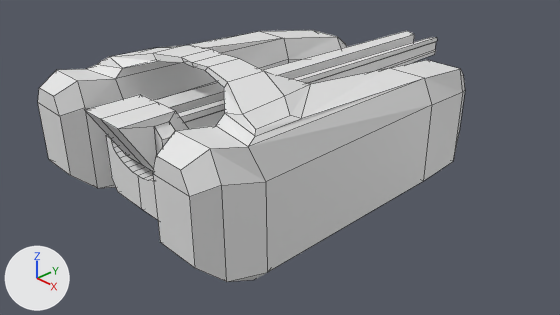
Renders of the Blender file KeySac/tank.blend from each side of a commit.
The view is the same before and after, from the file's camera 'Camera'. Lighting does not change. The marker at lower left points along +X, +Y and +Z. Mesh edges are drawn as thin lines.

Script lines for the objects in view, before the commit:
```python
me_cube = bpy.data.meshes.new('Cube')
me_cube.from_pydata(...)  # 51 vertices, 39 faces; spans x 0.0..1.0, y -2.43..2.32, z -0.34..0.77
me_cube.materials.append(mat_material)  # white #e7e7e7
me_cube_001 = bpy.data.meshes.new('Cube.001')
me_cube_001.from_pydata(...)  # 34 vertices, 25 faces; spans x -0.77..0.0, y -3.42..5.65, z 0.63..1.73
me_cube_002 = bpy.data.meshes.new('Cube.002')
me_cube_002.from_pydata(...)  # 64 vertices, 62 faces; spans x -2.28..0.0, y -2.94..3.76, z -0.08..2.48
ob_main_body = bpy.data.objects.new('Main body', me_cube)
ob_main_body.location = (0.0, 0.0, 0.543)
_m = ob_main_body.modifiers.new('Mirror', 'MIRROR')
_m.use_clip = True
ob_railgun = bpy.data.objects.new('Railgun', me_cube_001)
ob_railgun.location = (0.0, 0.0, 0.543)
ob_railgun.scale = (0.85, 0.85, 0.85)
_m = ob_railgun.modifiers.new('Mirror', 'MIRROR')
_m.use_clip = True
ob_tracks = bpy.data.objects.new('Tracks', me_cube_002)
ob_tracks.location = (0.0, 0.0, 0.0)
_m = ob_tracks.modifiers.new('Mirror', 'MIRROR')
_m.use_clip = True
```
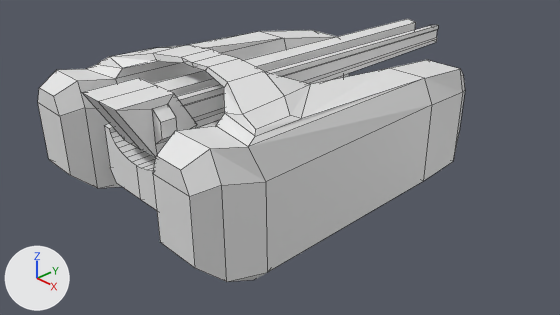
Commit message: Corrected Zero error on Tank.blend file

Changed parts and their boxes [x1, y1, x2, y2] in the pictures (560 x 315 px):
```json
{"object": "Railgun", "change": "moved", "before": [85, 31, 437, 172], "after": [82, 19, 438, 158]}
{"object": "Main body", "change": "moved", "before": [106, 135, 158, 220], "after": [104, 120, 219, 210]}
```

Edits to the scene script, one JSON object a line:
```json
{"block": "me_cube_001", "where": "me_cube_001.from_pydata(...)  # 34 vertices, 25 faces; spans x -0.77..0.0, y -3.42..5.65, z 0.63..1.73"}
{"block": "me_cube_001", "where": "# used by ob_railgun; location = (0.0, 0.0, 0.543); scale = (0.85, 0.85, 0.85)"}
{"block": "me_cube_001", "change": "me_cube_001 part 1: the whole mesh is moved by (0.0, 0.0, 0.95)"}
{"block": "me_cube", "where": "me_cube.from_pydata(...)  # 51 vertices, 39 faces; spans x 0.0..1.0, y -2.43..2.32, z -0.34..0.77"}
{"block": "me_cube", "where": "# used by ob_main_body; location = (0.0, 0.0, 0.543)"}
{"block": "me_cube", "change": "me_cube part 2: the whole mesh is moved by (0.0, 0.0, 0.71)"}
{"op": "set", "path": "ob_railgun.location", "old": "(0.0, 0.0, 0.543)", "new": "(0.0, 0.0, 0.0)"}
{"op": "set", "path": "ob_main_body.location", "old": "(0.0, 0.0, 0.543)", "new": "(0.0, 0.0, 0.0)"}
```
